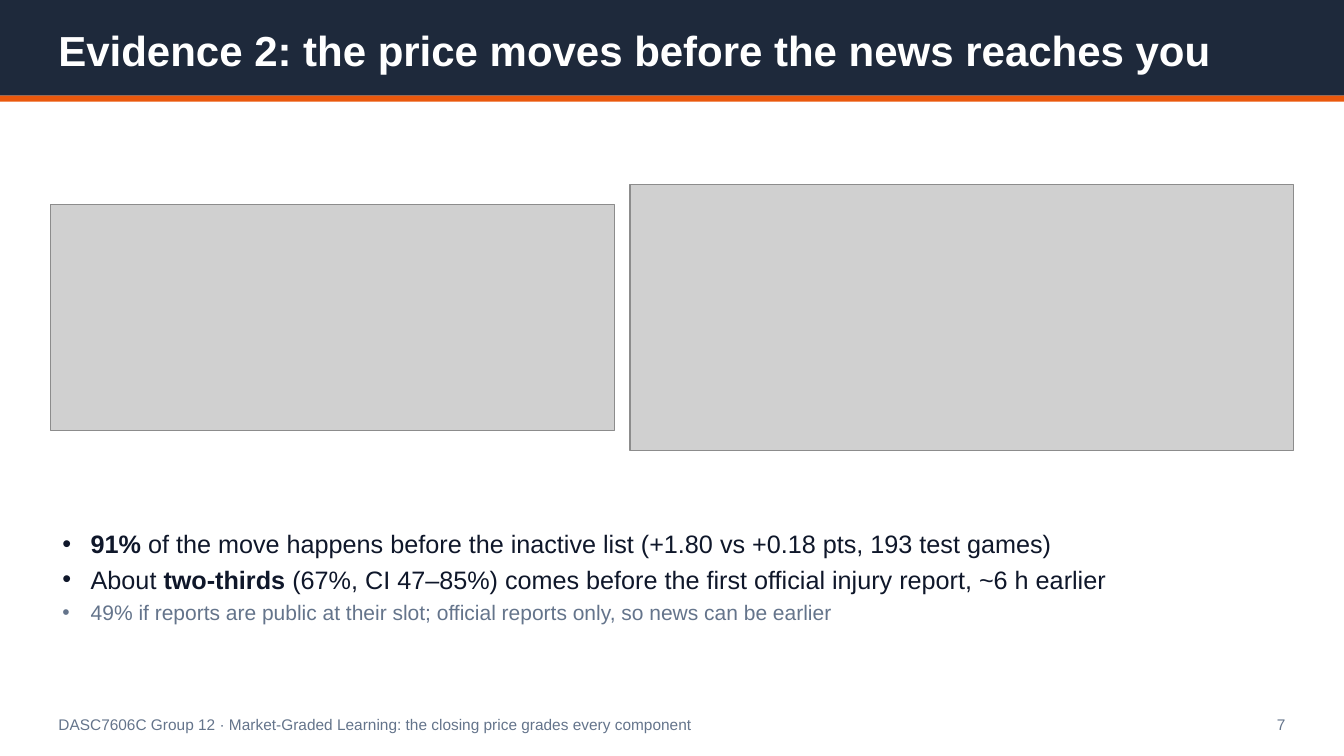
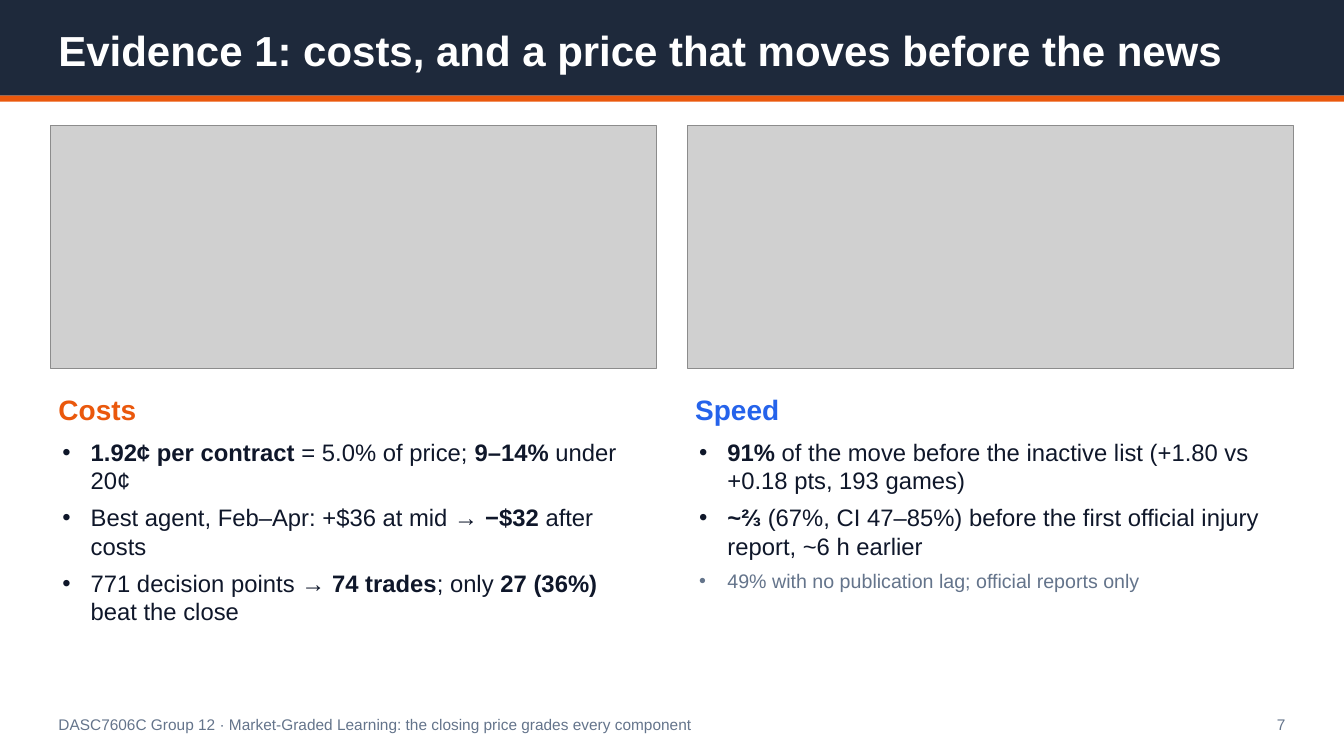
Before and after one commit to Michaelyzr/nba-agent, a slide deck: slide 7 of presentation/nba_agent_deck.pptx. Drawn at 1344x756 pixels with LibreOffice and Linux fonts; fonts in the diff are those of the drawing; grey boxes stand for pictures. Boxes give left, top, right and bottom in pixels: in the first picture for what was removed or moved away, otherwise in the second. Text is boxed around its words. In the diff, an @@ line names an element or a change of style, - is before the commit and + after.

```diff
--- a/presentation/nba_agent_deck.pptx
+++ b/presentation/nba_agent_deck.pptx
@@ text at (x1=58, y1=35, x2=1222, y2=75): text changed @@
-Evidence 2: the price moves before the news reaches you
+Evidence 1: costs, and a price that moves before the news
@@ picture resized from (x1=50, y1=205, x2=615, y2=431) to (x1=50, y1=126, x2=657, y2=369) @@
@@ picture resized from (x1=630, y1=185, x2=1294, y2=450) to (x1=688, y1=126, x2=1295, y2=369) @@
@@ text added at (x1=58, y1=400, x2=136, y2=421), 20 pt, text #EA580C, bold @@
+Costs
@@ text added at (x1=695, y1=399, x2=779, y2=425), 20 pt, text #2563EB, bold @@
+Speed
@@ text added at (x1=91, y1=443, x2=616, y2=621), 17 pt, text #0F172A @@
+• 1.92¢ per contract = 5.0% of price; 9–14% under 20¢
+• Best agent, Feb–Apr: +$36 at mid → −$32 after costs
+• 771 decision points → 74 trades; only 27 (36%) beat the close
@@ text at (x1=727, y1=443, x2=1258, y2=592): text changed; size 18 to 17 pt @@
-• 91% of the move happens before the inactive list (+1.80 vs +0.18 pts, 193 test games)
-• About two-thirds (67%, CI 47–85%) comes before the first official injury report, ~6 h earlier
-• 49% if reports are public at their slot; official reports only, so news can be earlier
+• 91% of the move before the inactive list (+1.80 vs +0.18 pts, 193 games)
+• ~⅔ (67%, CI 47–85%) before the first official injury report, ~6 h earlier
+• 49% with no publication lag; official reports only
```
Also in this commit, not shown: 5 other slides changed, 1 slide added, 1 slide removed, 5 other files.
